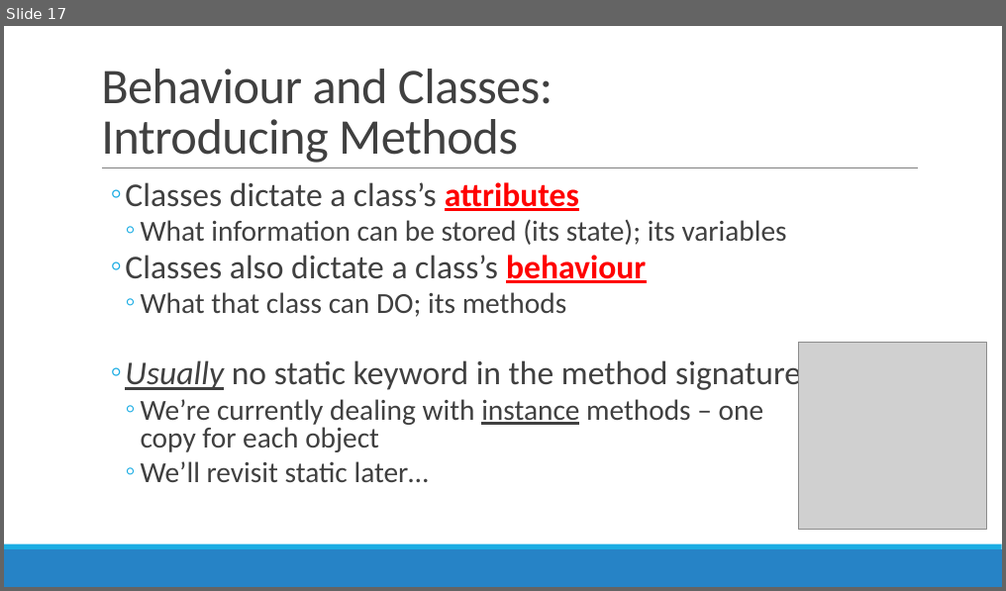
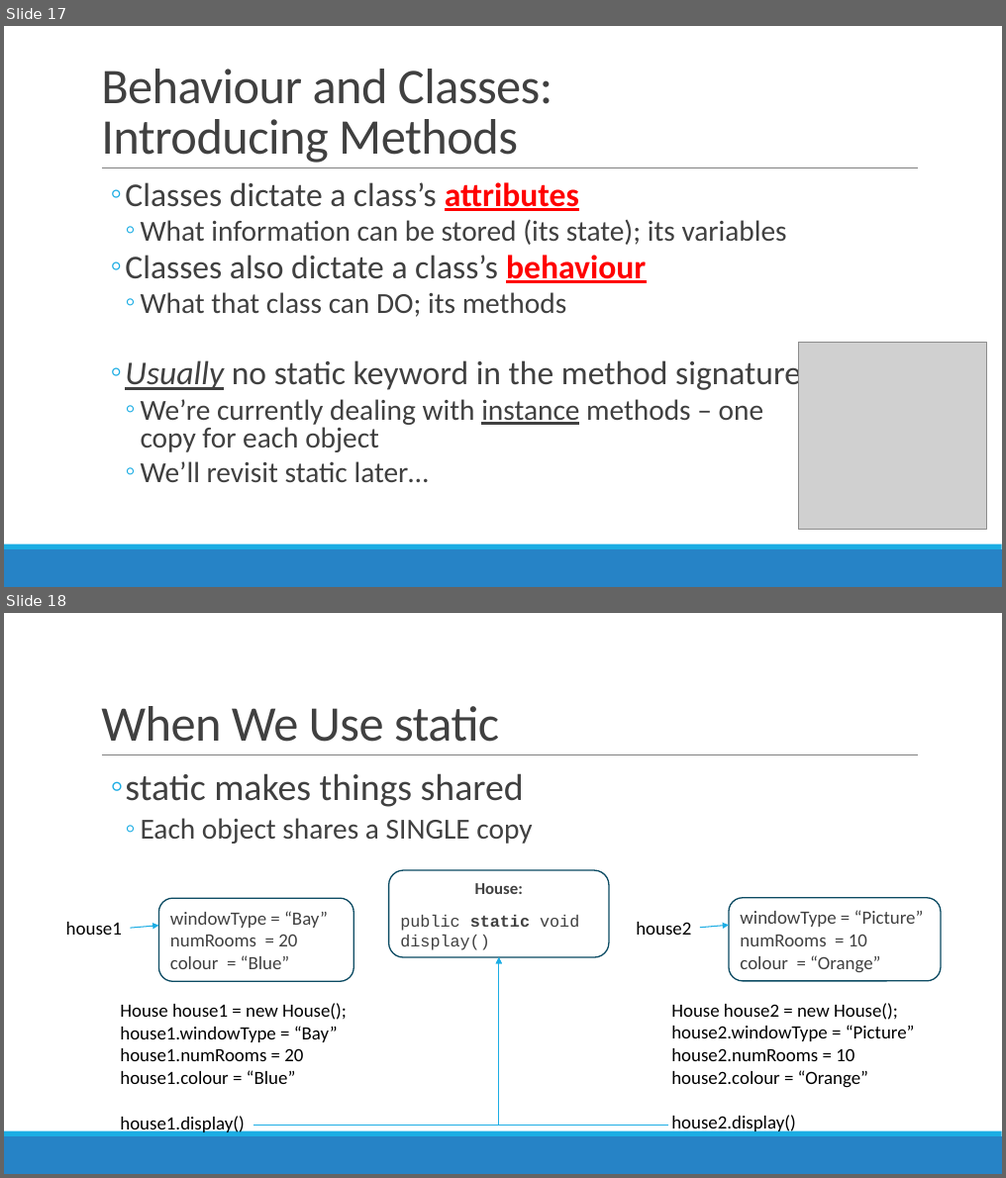
Before and after one commit to mgraham-dkit/OOP_Java_course_materials_2026-27, a slide deck: Notes/01) Introducing Classes.pptx. Shown one above the other, each under a label of ours: slide 17 before the commit, slides 17 and 18 after it. The pictures are 1006x591 and 1006x1178 pixels, drawn with LibreOffice and Linux fonts; fonts in the diff are those of the drawing; grey boxes stand for pictures. Boxes give left, top, right and bottom in pixels: in the first picture for what was removed or moved away, otherwise in the second. Text is boxed around its words. In the diff, an @@ line names an element or a change of style, - is before the commit and + after.

```diff
--- a/Notes/01) Introducing Classes.pptx
+++ b/Notes/01) Introducing Classes.pptx
@@ slide 18 added at <box>4,613,1002,1174</box>, background #FFFFFF; not listed: 3 template elements that a slide beside it also shows @@
@@ title added at <box>101,706,499,742</box>, 48 pt, text #404040 @@
+When We Use static
@@ text added at <box>125,773,532,844</box>, 28 pt, text #404040 @@
+  ◦ static makes things shared
+    ◦ Each object shares a SINGLE copy
@@ rounded rectangle added at <box>389,870,609,958</box>, outline #0C4C64 1.25 pt, 16 pt, text #404040 @@
+House:
+public static void display()
@@ elbow arrow added from (253, 1126) to (499, 958), #1CADE4 1 pt @@
@@ elbow arrow added from (668, 1126) to (499, 958), #1CADE4 1 pt @@
@@ group added at <box>66,898,353,1135</box>: 2 texts, 1 rounded rectangle, 1 arrow @@
+windowType = “Bay”
+numRooms = 20
+colour = “Blue”
+house1
+House house1 = new House();
+house1.windowType = “Bay”
+house1.numRooms = 20
+house1.colour = “Blue”
+house1.display()
@@ group added at <box>636,898,941,1135</box>: 2 texts, 1 rounded rectangle, 1 arrow @@
+windowType = “Picture”
+numRooms = 10
+colour = “Orange”
+house2
+House house2 = new House();
+house2.windowType = “Picture”
+house2.numRooms = 10
+house2.colour = “Orange”
+house2.display()
```
Also in this commit, not shown: 6 slides changed, 1 other slide added, 3 other files.
